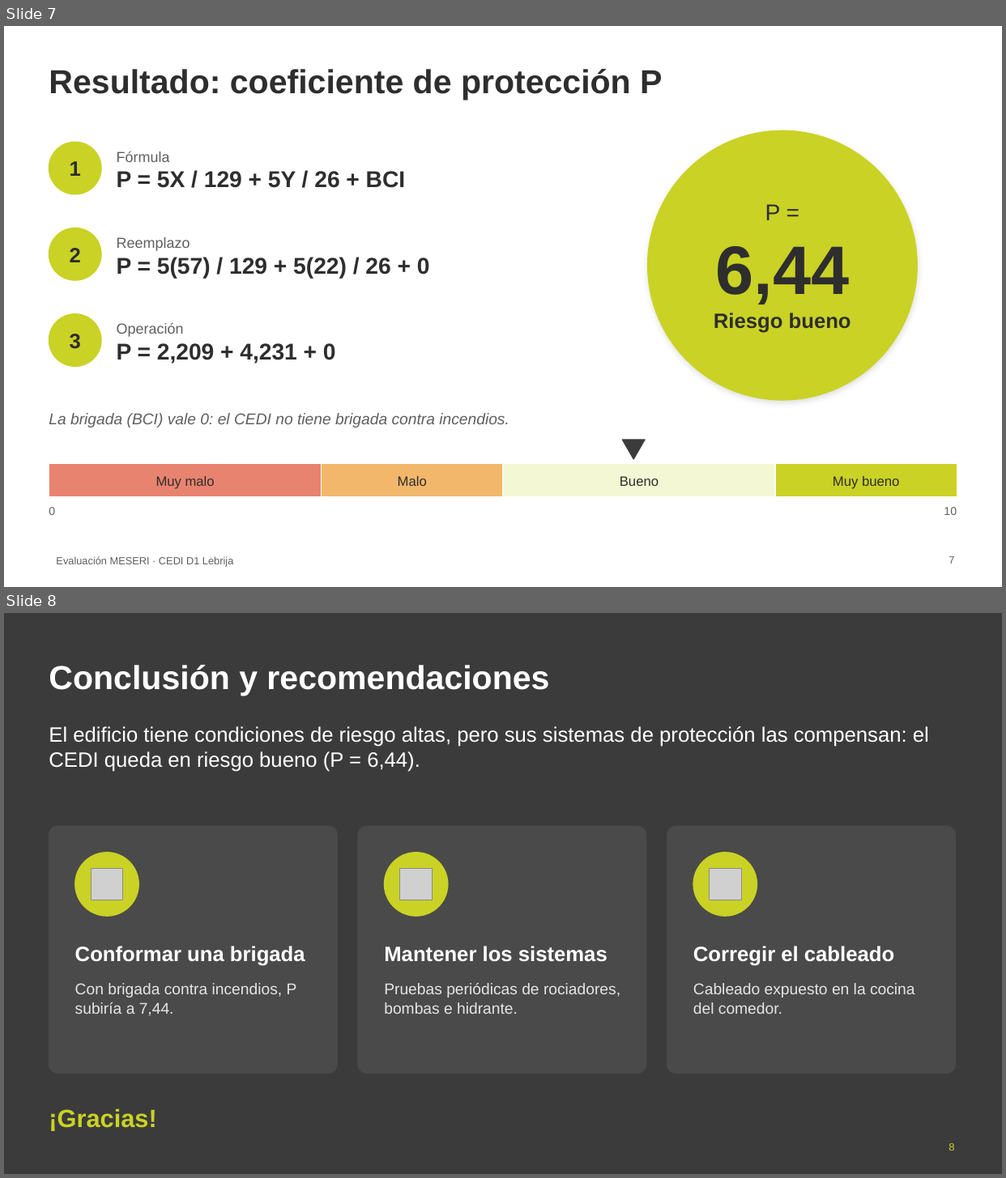
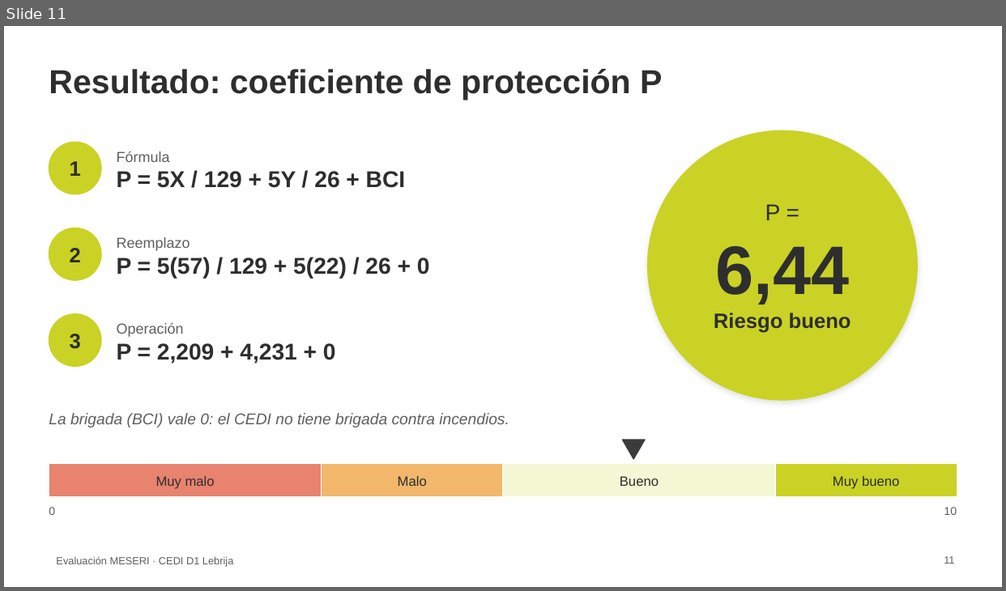
Before and after one commit to bgrados31/cedi-d1-lebrija, a slide deck: Angely_Osorio_SO_C2_E133_Exposicion.pptx. Shown one above the other, each under a label of ours: slides 7 and 8 before the commit, slide 11 after it. The pictures are 1006x1178 and 1006x591 pixels, drawn with LibreOffice and Linux fonts; fonts in the diff are those of the drawing; grey boxes stand for pictures; background and template pictures are left out. Boxes give left, top, right and bottom in pixels: in the first picture for what was removed or moved away, otherwise in the second. Text is boxed around its words. In the diff, an @@ line names an element or a change of style, - is before the commit and + after.

```diff
--- a/Angely_Osorio_SO_C2_E133_Exposicion.pptx
+++ b/Angely_Osorio_SO_C2_E133_Exposicion.pptx
@@ slide 8 removed at (4, 613, 1002, 1174), background #3B3B3B @@
@@ title removed at (49, 665, 549, 696) @@
-Conclusión y recomendaciones
@@ text removed at (49, 726, 929, 772) @@
-El edificio tiene condiciones de riesgo altas, pero sus sistemas de protección las compensan: el CEDI queda en riesgo bueno (P = 6,44).
@@ rounded rectangle removed at (49, 826, 337, 1073) @@
@@ rounded rectangle removed at (358, 826, 646, 1073) @@
@@ rounded rectangle removed at (667, 826, 956, 1073) @@
@@ ellipse removed at (75, 853, 138, 916) @@
@@ ellipse removed at (385, 853, 448, 916) @@
@@ ellipse removed at (693, 853, 757, 916) @@
@@ picture removed at (91, 868, 123, 901) @@
@@ picture removed at (400, 868, 432, 901) @@
@@ picture removed at (710, 868, 741, 901) @@
@@ text removed at (75, 946, 305, 966) @@
-Conformar una brigada
@@ text removed at (384, 946, 607, 962) @@
-Mantener los sistemas
@@ text removed at (693, 946, 894, 966) @@
-Corregir el cableado
@@ text removed at (75, 983, 297, 1016) @@
-Con brigada contra incendios, P subiría a 7,44.
@@ text removed at (384, 983, 620, 1014) @@
-Pruebas periódicas de rociadores, bombas e hidrante.
@@ text removed at (693, 983, 915, 1014) @@
-Cableado expuesto en la cocina del comedor.
@@ text removed at (49, 1109, 156, 1131) @@
-¡Gracias!
@@ page number removed at (948, 1144, 954, 1151) @@
-8
@@ what was slide 7 is now slide 11 @@
@@ page number at (944, 557, 954, 564): text changed @@
-7
+11
```
Also in this commit, not shown: 2 slides changed, 9 slides added, 1 other slide removed, 1 other file.
